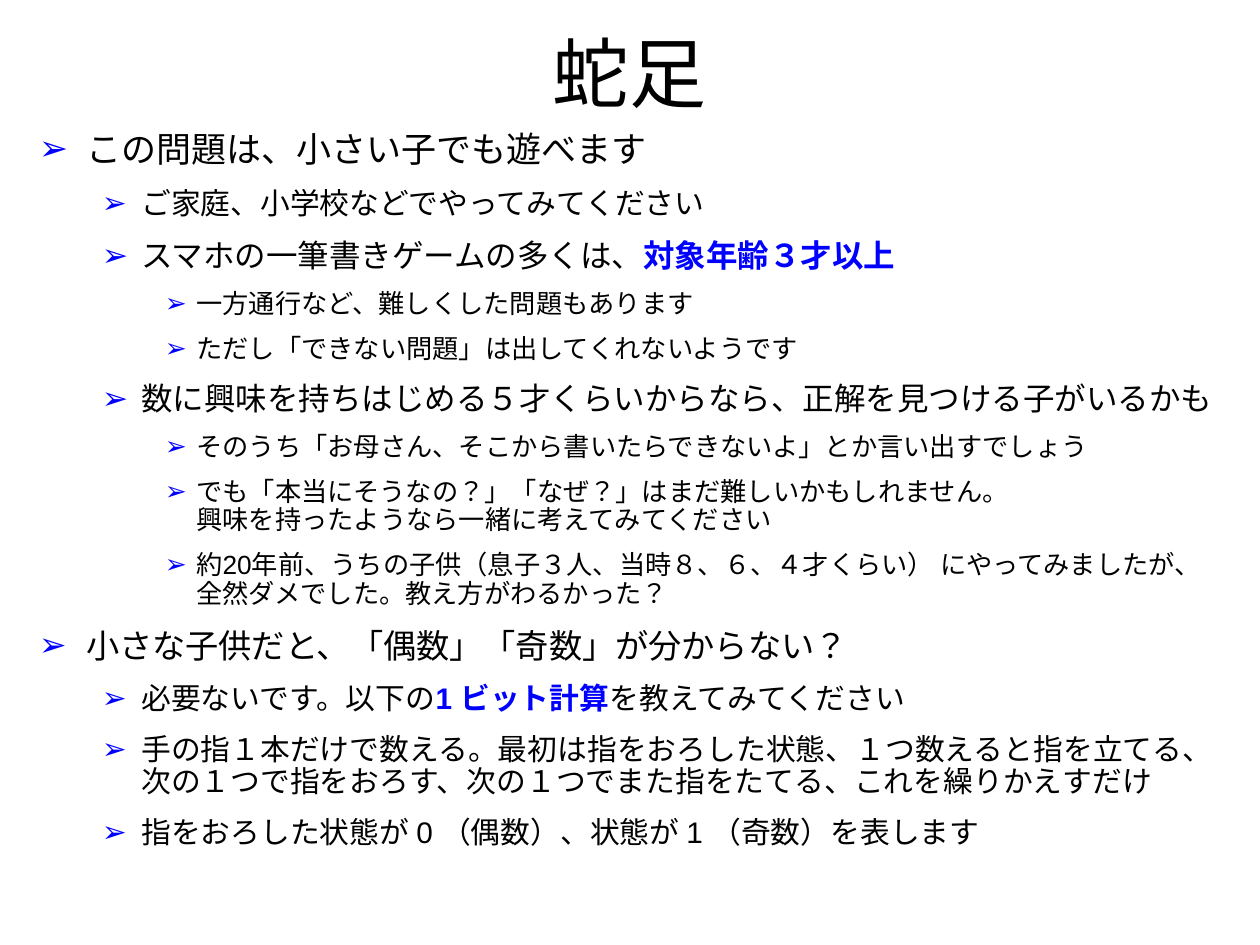
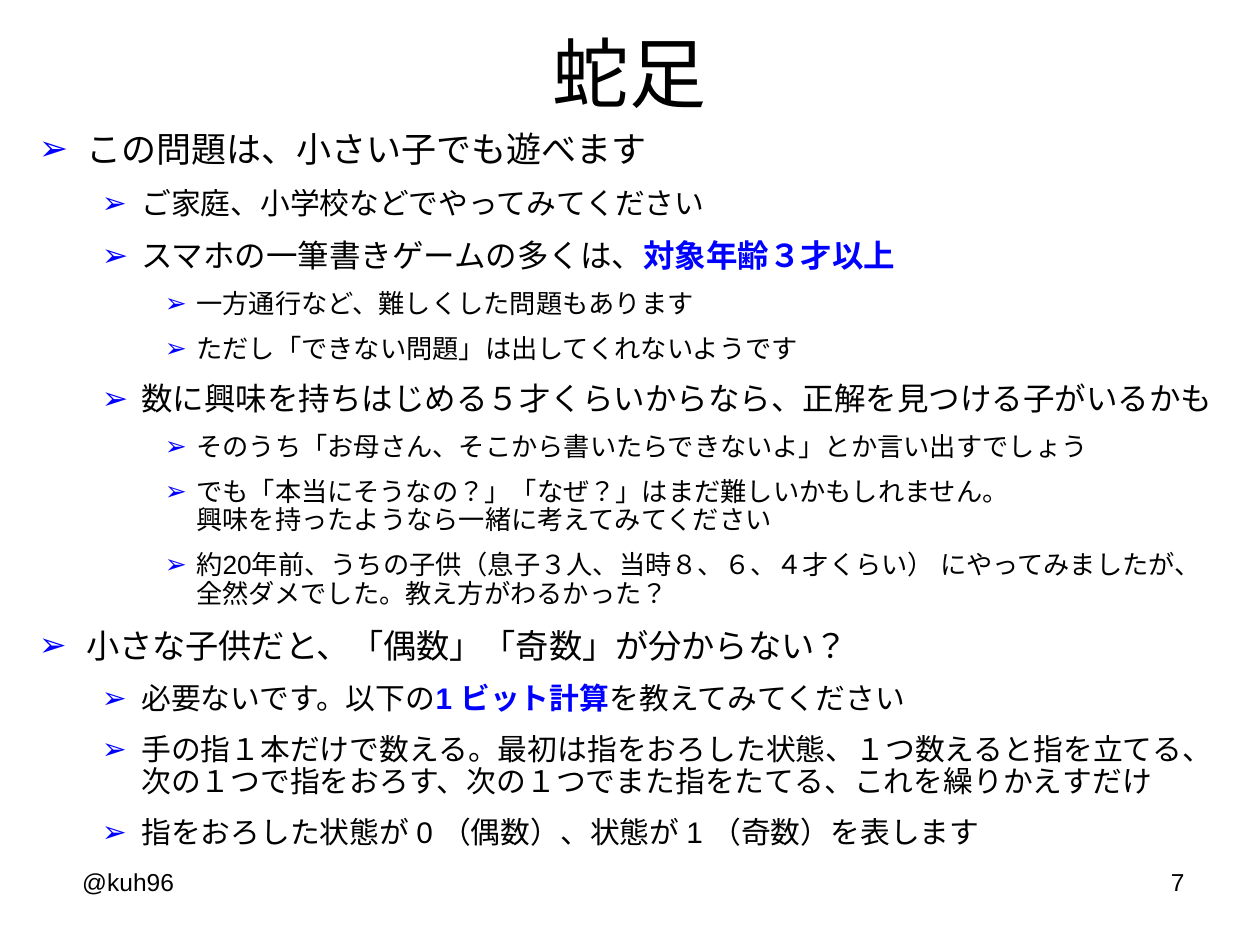
Before and after one commit to kuh96/qzz, a slide deck: slide 7 of one-touch.ppt. Drawn at 1260x945 pixels with LibreOffice and Linux fonts; fonts in the diff are those of the drawing. Boxes give left, top, right and bottom in pixels: in the first picture for what was removed or moved away, otherwise in the second. Text is boxed around its words. In the diff, an @@ line names an element or a change of style, - is before the commit and + after.

```diff
--- a/one-touch.ppt
+++ b/one-touch.ppt
@@ text added at (x1=82, y1=873, x2=174, y2=895), 14 pt, text #000000 @@
+@kuh96
@@ page number added at (x1=1171, y1=874, x2=1185, y2=891), 14 pt, text #000000 @@
+7
```
Also in this commit, not shown: 6 other slides changed, 6 other files.
